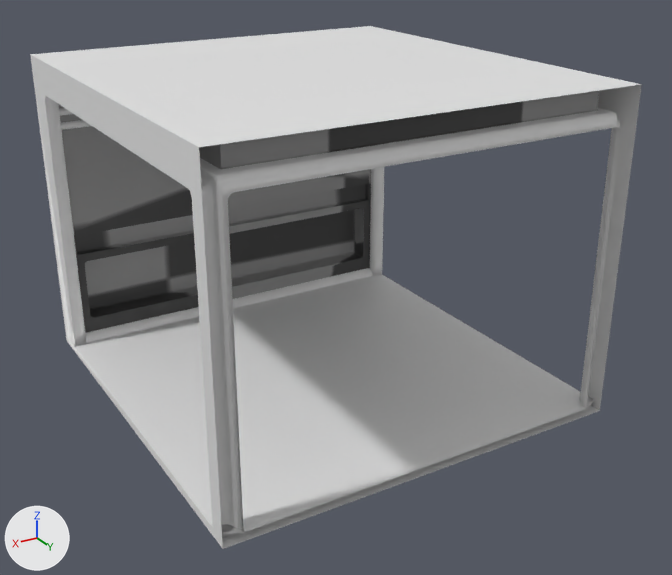
What one commit did to the FBX model Project_Alpha/Content/Grafika/Objekty/Chodba_T/chodba_T.fbx.
Camera for both pictures: a 50 mm lens placed at (4.24, 7.42, 4.67), pointed at (-0.08, 0.21, 1.07). Lighting does not change. The marker at lower left points along +X, +Y and +Z.

Before the edit, the objects in view are built like this:
```python
me_cube_045 = bpy.data.meshes.new('Cube.045')
me_cube_045.from_pydata(...)  # 1433 vertices, 1326 faces; spans x -2.0..2.0, y -2.18..2.0, z 0.0..3.15
# faces by material slot: [654, 1, 79, 468, 93, 4, 27]
me_cube_045.materials.append(mat_test_002)  # picture img_m7qiq_png
me_cube_045.materials.append(mat_podlaha_001)  # white #e7e7e7
me_cube_045.materials.append(mat_plech_001)  # white #e7e7e7
me_cube_045.materials.append(mat_okraj_001)  # white #e7e7e7
me_cube_045.materials.append(mat_venek_001)  # white #e7e7e7
me_cube_045.materials.append(mat_material_002)  # white #e7e7e7
me_cube_045.materials.append(mat_material_001)  # white #e7e7e7
# before: 10 (2.0, -1.92, 0.08) at pixel (72, 343), 20 (2.0, -1.82, 0.08) at pixel (75, 346), 585 (-2.0, -1.92, 0.08), 593 (-2.0, -1.82, 0.08) at pixel (382, 274), 1040 (-2.0, 1.92, 0.08) at pixel (594, 400)
# before: 1050 (-2.0, 1.82, 0.08), 1093 (-1.86, 1.88, 0.08) at pixel (581, 402), 1094 (-1.94, 1.82, 0.08), 1095 (-1.86, 1.86, 0.08) at pixel (580, 401), 1096 (-1.87, 1.85, 0.08) at pixel (579, 400)
# before: 1097 (-1.89, 1.83, 0.08) at pixel (579, 399), 1098 (-1.91, 1.82, 0.08) at pixel (580, 398), 1116 (-1.86, 1.9, 0.08) at pixel (582, 403), 1117 (-1.88, 1.92, 0.08), 1193 (0.0, 2.0, 0.08) at pixel (433, 464)
# before: 1194 (-1.82, 2.0, 0.08) at pixel (587, 408), 1267 (2.0, 1.92, 0.08) at pixel (217, 534), 1275 (2.0, 1.82, 0.08) at pixel (212, 527), 1312 (1.86, 1.88, 0.08) at pixel (232, 526), 1313 (1.94, 1.82, 0.08) at pixel (220, 525)
# before: 1314 (1.86, 1.86, 0.08) at pixel (231, 525), 1315 (1.87, 1.85, 0.08) at pixel (228, 524), 1316 (1.89, 1.83, 0.08) at pixel (226, 524), 1317 (1.91, 1.82, 0.08) at pixel (223, 524), 1325 (1.86, 1.9, 0.08) at pixel (233, 527)
# before: 1326 (1.88, 1.92, 0.08) at pixel (232, 529), 1376 (1.82, 2.0, 0.08) at pixel (243, 532)
ob_cube_012 = bpy.data.objects.new('Cube.012', me_cube_045)
ob_cube_012.location = (0.0, 0.0, 0.0)
```
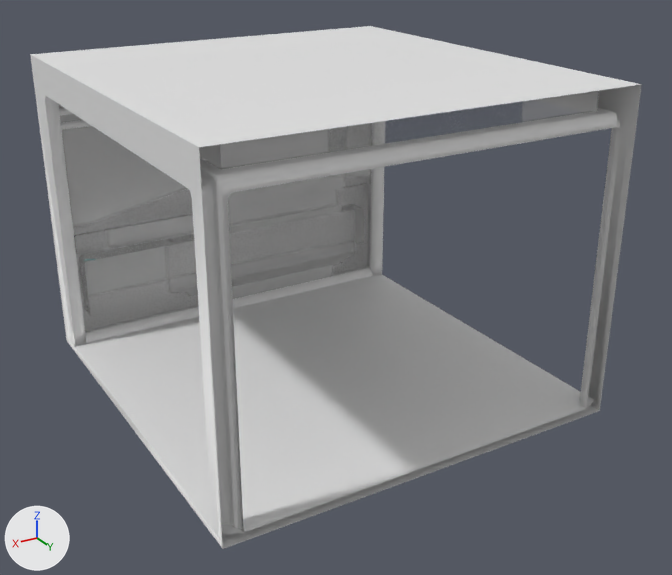
Changed parts and their boxes (x1, y1, x2, y2) in the pictures (672 x 575 px):
'Cube.012', reshaped: (30, 26, 642, 549) in both
part 1 of me_cube_045, cut back: (76, 275, 594, 534) in both
part 2 of me_cube_045, recoloured: (59, 91, 599, 300) in both

The edits, one by one:
Picture 'm7QiQ.png' (img_m7qiq_png) is now built by load_image('m7QiQ.png', '../Chodba/m7QiQ.png', 256, 256, 'Non-Color') instead of load_image('m7QiQ.png', '../Chodba/m7QiQ.png', 256, 256, 'sRGB').
Material 'Material.016' (mat_material_016) is new.
Its base color is (0.8, 0.8, 0.8) (white #e7e7e7).
Material 'test.004' (mat_test_004) is new.
Uses the picture img_m7qiq_png.
me_cube_045 is used by ob_cube_012; location (0.0, 0.0, 0.0).
Verts and faces of me_cube_045; kept vertices keep their numbers, new ones are numbered from 1433.
me_cube_045 had 1433 vertices, 1326 faces and spanned x -2.0..2.0, y -2.18..2.0, z 0.0..3.15.
me_cube_045 now has 1431 vertices, 1323 faces and spans x -2.0..2.0, y -2.18..2.0, z 0.0..3.15.
Part 1, on me_cube_045:
Vertices deleted: 1117, 1326 (with the faces that use them).
Faces deleted: (10, 20, 1275, 1267, 1376, 1193, 1194, 1040, 1050, 593, 585).
New faces: (1040, 1267, 1376, 1194) (mat_material_016 (white #e7e7e7)).
New faces: (10, 20, 1275, 1267, 1040, 1050, 593, 585) (mat_podlaha_001 (white #e7e7e7)).
me_cube_045 part 2: 654 faces spanning x -2.0..2.0, y -2.16..1.78, z 0.08..3.11 switch from mat_test_002 (picture img_m7qiq_png) to mat_test_004.
me_cube_045 now uses material mat_material_016 (white #e7e7e7).
